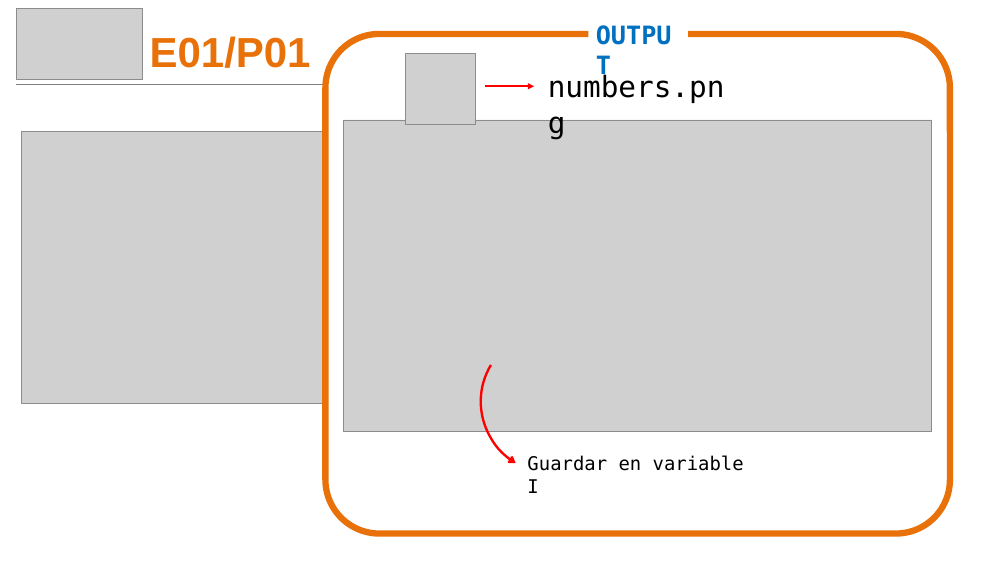
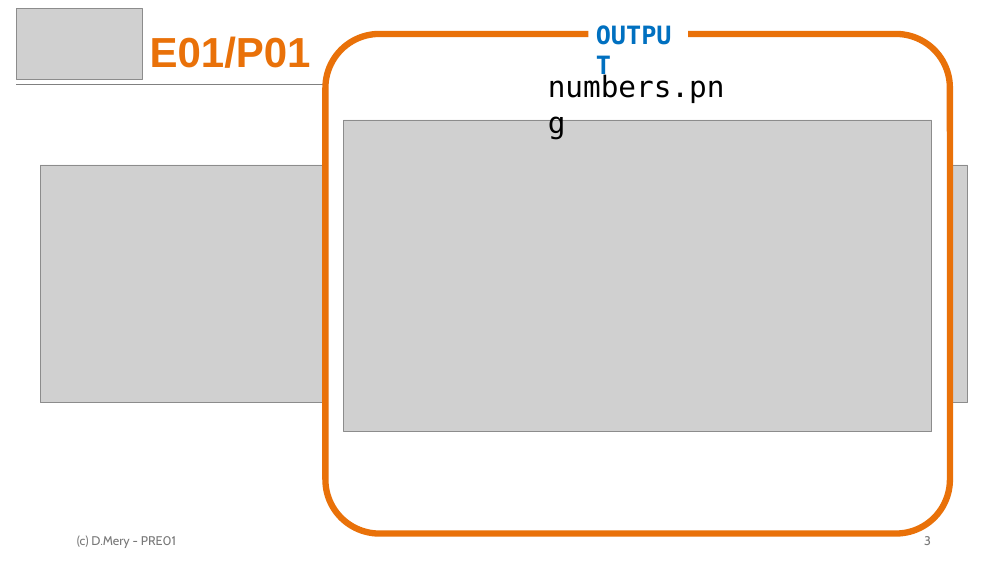
Before and after one commit to domingomery/pr, a slide deck: slide 3 of clases/PR01_Introduccion/presentaciones/pptx/PRE01_Ochos.pptx. Drawn at 1008x567 pixels with LibreOffice and Linux fonts; fonts in the diff are those of the drawing; grey boxes stand for pictures. Boxes give left, top, right and bottom in pixels: in the first picture for what was removed or moved away, otherwise in the second. Text is boxed around its words. In the diff, an @@ line names an element or a change of style, - is before the commit and + after.

```diff
--- a/clases/PR01_Introduccion/presentaciones/pptx/PRE01_Ochos.pptx
+++ b/clases/PR01_Introduccion/presentaciones/pptx/PRE01_Ochos.pptx
@@ picture removed at (405, 54, 475, 125) @@
@@ arrow removed from (485, 86) to (535, 86) @@
@@ picture: place and size @@
-picture at (22, 131, 923, 403)
+picture at (40, 165, 968, 402)
@@ arc (boxed as its full ellipse) removed at (454, 305, 652, 502) @@
@@ text removed at (527, 455, 744, 493) @@
-Guardar en variable I
@@ text added at (77, 536, 176, 548), 12 pt, text #797979 @@
+(c) D.Mery - PRE01
@@ page number added at (924, 536, 931, 545), 12 pt, text #797979 @@
+3
```
Also in this commit, not shown: 24 other slides changed, 1 slide added, 1 slide removed, 10 other files.
